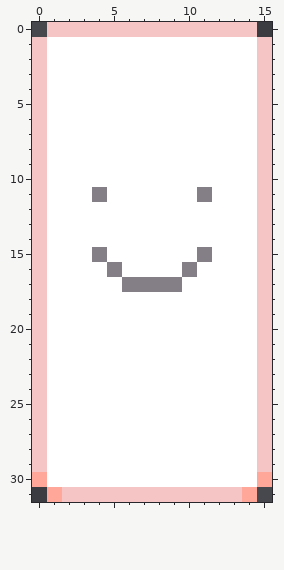
File history of a pixel-art file, assets/Cards.ase. The picture above is the old version.
16x32 pixels, 1 frame.
After:
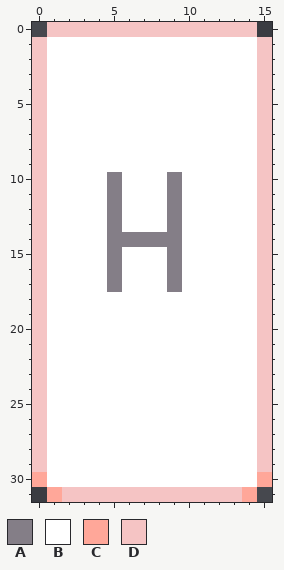
Palette (. is transparent): A #847e87  B #ffffff  C #ffa799  D #f5c4c4
From old to new:
layer "H" added
layer "1" removed
Colour A replaces colour B in rows 10 to 13 at x 5 and 9; in row 14 at x 5 to 9; in row 15 at x 5 and 9; in row 16 at x 9; in row 17 at x 5.
Colour B replaces colour A in row 11 at x 4 and 11; in row 15 at x 4 and 11; in row 16 at x 10; in row 17 at x 6 to 8.
Changed places in both pictures, as pixel boxes (x1, y1, x2, y2):
changed: (92, 172, 212, 292)
